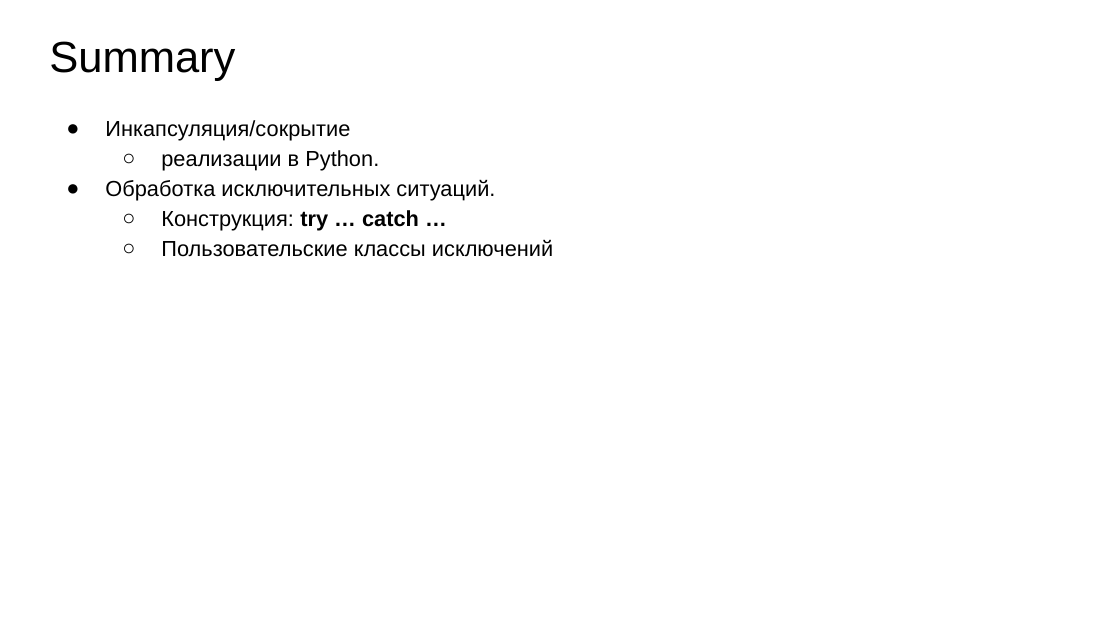
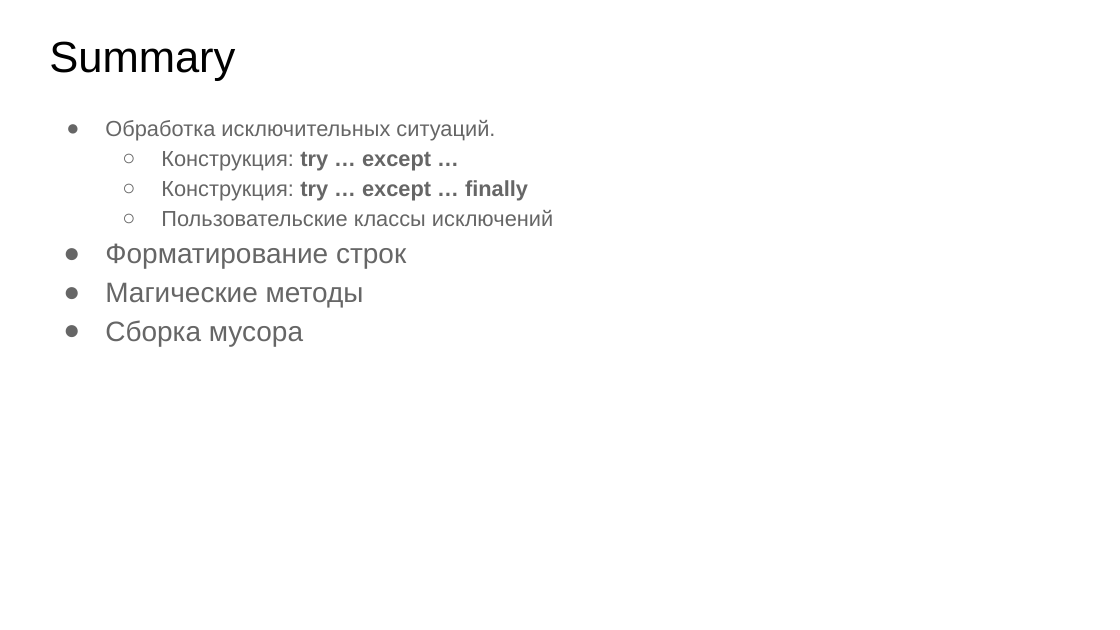
Before and after one commit to skhayrulin/python_course, a slide deck: slide 6 of lecture/Lecture11.pptx. Drawn at 1120x630 pixels with LibreOffice and Linux fonts; fonts in the diff are those of the drawing. Boxes give left, top, right and bottom in pixels: in the first picture for what was removed or moved away, otherwise in the second. Text is boxed around its words. In the diff, an @@ line names an element or a change of style, - is before the commit and + after.

Commit message:
Add lecture 11

```diff
--- a/lecture/Lecture11.pptx
+++ b/lecture/Lecture11.pptx
@@ text at <box>105,120,379,171</box>: paragraphs removed @@
-● Инкапсуляция/сокрытие
-  ○ реализации в Python.
@@ text at <box>105,120,553,226</box>: text colour #000000 to #666666 in "Обработка исключительных ситуаций.", "Пользовательские классы исключений"; bullet colour #000000 to #666666 @@
@@ text at <box>161,151,528,201</box>: text changed; text colour #000000 to #666666; bold on @@
-  ○ Конструкция: try … catch …
+  ○ Конструкция: try … except …
+  ○ Конструкция: try … except … finally
@@ text at <box>105,243,406,346</box>: paragraphs added @@
+● Форматирование строк
+● Магические методы
+● Сборка мусора
```
Also in this commit, not shown: 3 other slides changed, 14 slides added, 6 slides removed, 3 other files.
